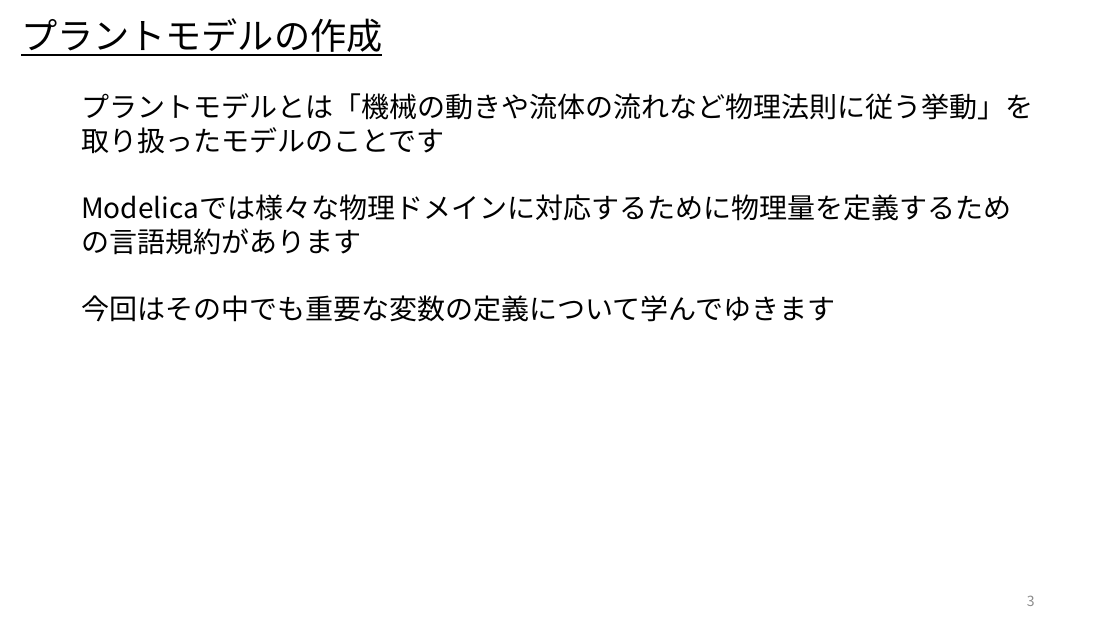
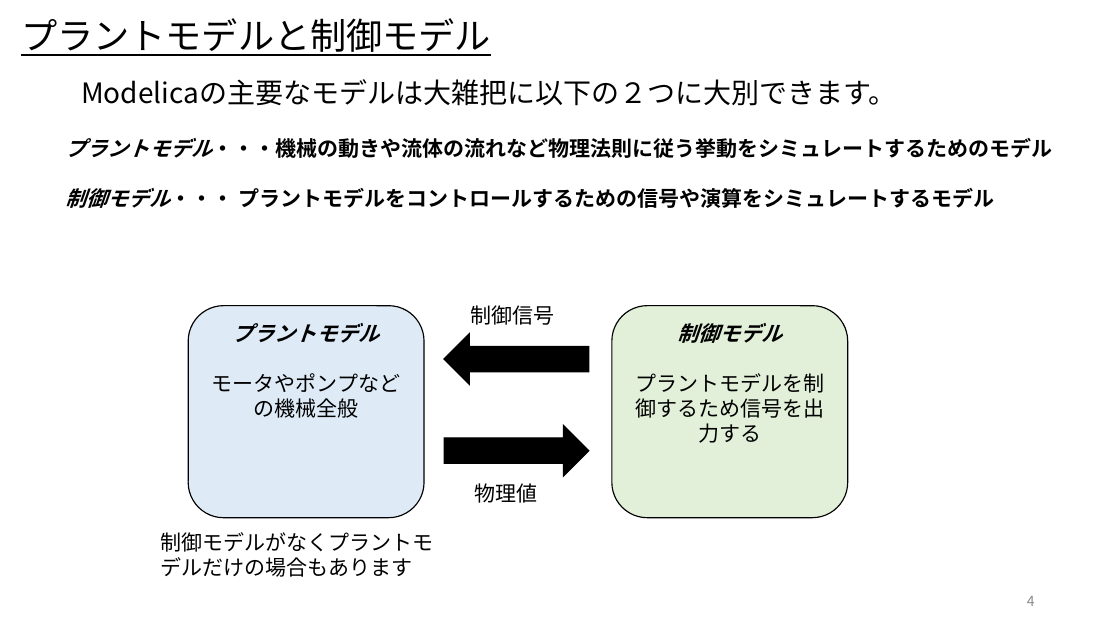
Before and after one commit to cubakija/OpenModelica_Tutorials_Ja, a slide deck: slide 4 of Dev/7_PhysicsDomainModel/OpenModelica_Tutorials_7_PlantModel.pptx (slide 3 before the commit). Drawn at 1120x630 pixels with LibreOffice and Linux fonts; fonts in the diff are those of the drawing. Boxes give left, top, right and bottom in pixels: in the first picture for what was removed or moved away, otherwise in the second. Text is boxed around its words. In the diff, an @@ line names an element or a change of style, - is before the commit and + after.

Commit message:
作成中のプラントモデル資料をアップ

```diff
--- a/Dev/7_PhysicsDomainModel/OpenModelica_Tutorials_7_PlantModel.pptx
+++ b/Dev/7_PhysicsDomainModel/OpenModelica_Tutorials_7_PlantModel.pptx
@@ text at box(21, 18, 491, 56): text changed @@
-プラントモデルの作成
+プラントモデルと制御モデル
@@ text added at box(81, 79, 896, 106), 24 pt, text #000000 @@
+Modelicaの主要なモデルは大雑把に以下の２つに大別できます。
@@ text at box(66, 138, 1053, 208): text changed; size 24 to 18 pt; bold on @@
-プラントモデルとは「機械の動きや流体の流れなど物理法則に従う挙動」を取り扱ったモデルのことです
-Modelicaでは様々な物理ドメインに対応するために物理量を定義するための言語規約があります
-今回はその中でも重要な変数の定義について学んでゆきます
+プラントモデル・・・機械の動きや流体の流れなど物理法則に従う挙動をシミュレートするためのモデル
+制御モデル・・・ プラントモデルをコントロールするための信号や演算をシミュレートするモデル
@@ group added at box(188, 305, 848, 518): 2 rounded rectangles, 2 right arrows, 2 texts @@
+プラントモデル
+モータやポンプなどの機械全般
+制御モデル
+プラントモデルを制御するため信号を出力する
+制御信号
+物理値
@@ text added at box(161, 532, 434, 577), 18 pt, text #000000 @@
+制御モデルがなくプラントモデルだけの場合もあります
@@ page number at box(1027, 596, 1035, 606): text changed @@
-3
+4
```
Also in this commit, not shown: 6 other slides changed, 60 slides added, 1 slide removed.
